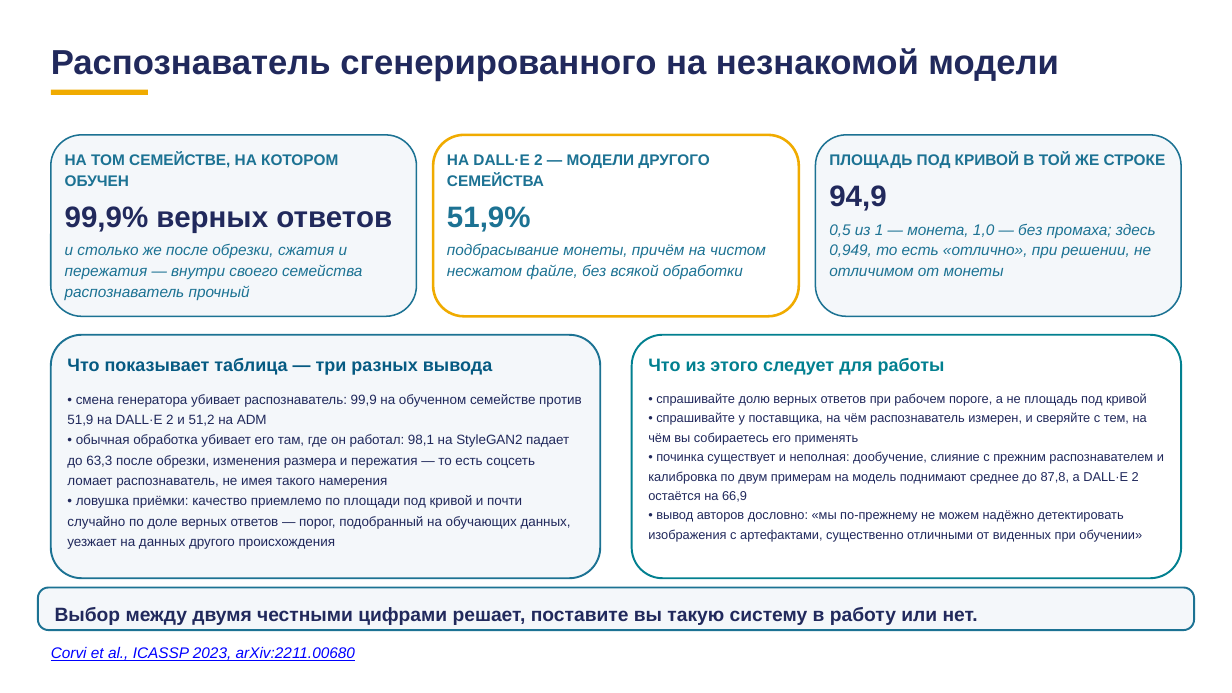
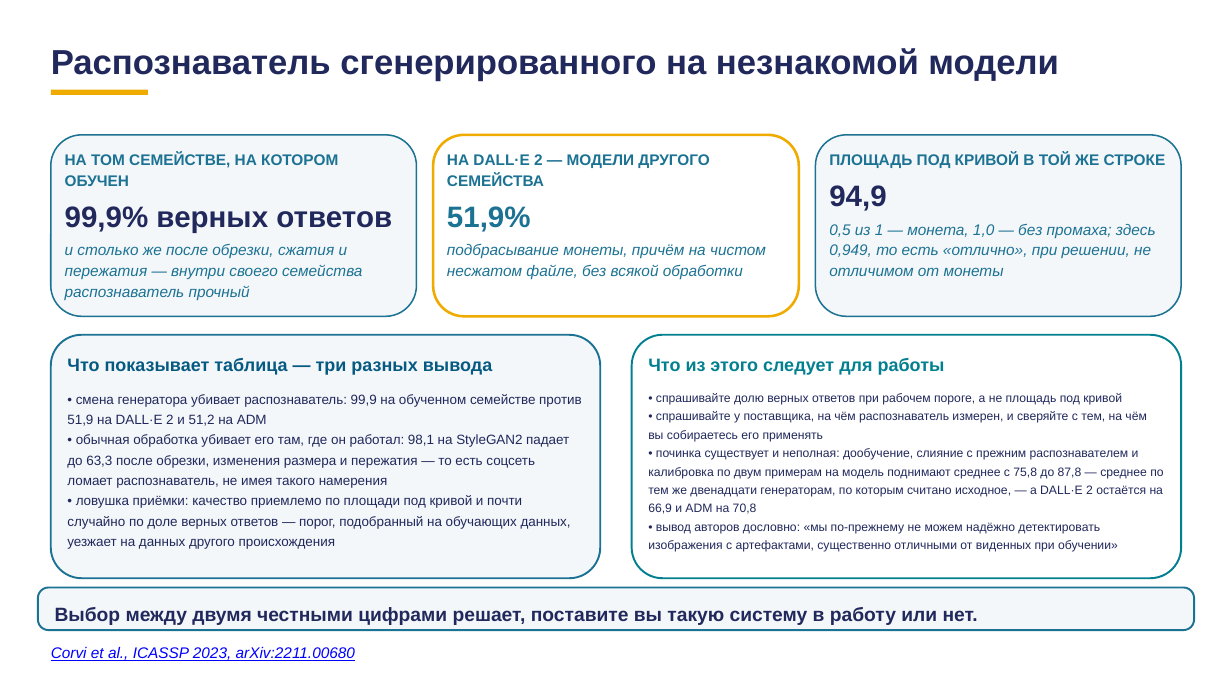
Before and after one commit to tellina-study/AI-usage-lessons, a slide deck: slide 106 of library/lectures/lec-08/rework-v5/rendered/lec-08-v5.pptx. Drawn at 1232x693 pixels with LibreOffice and Linux fonts; fonts in the diff are those of the drawing. Boxes give left, top, right and bottom in pixels: in the first picture for what was removed or moved away, otherwise in the second. Text is boxed around its words. In the diff, an @@ line names an element or a change of style, - is before the commit and + after.

```diff
--- a/library/lectures/lec-08/rework-v5/rendered/lec-08-v5.pptx
+++ b/library/lectures/lec-08/rework-v5/rendered/lec-08-v5.pptx
@@ text at box(648, 393, 1146, 552): size 10 to 9.5 pt in "• спрашивайте долю верных ответов при рабочем ...", "• спрашивайте у поставщика, на чём распознаватель ...", "• вывод авторов дословно: «мы по-прежнему не ..." @@
@@ text at box(648, 448, 1163, 514): text changed; size 10 to 9.5 pt @@
-• починка существует и неполная: дообучение, слияние с прежним распознавателем и калибровка по двум примерам на модель поднимают среднее до 87,8, а DALL·E 2 остаётся на 66,9
+• починка существует и неполная: дообучение, слияние с прежним распознавателем и калибровка по двум примерам на модель поднимают среднее с 75,8 до 87,8 — среднее по тем же двенадцати генераторам, по которым считано исходное, — а DALL·E 2 остаётся на 66,9 и ADM на 70,8
```
Also in this commit, not shown: 8 other slides changed, 35 other files.
